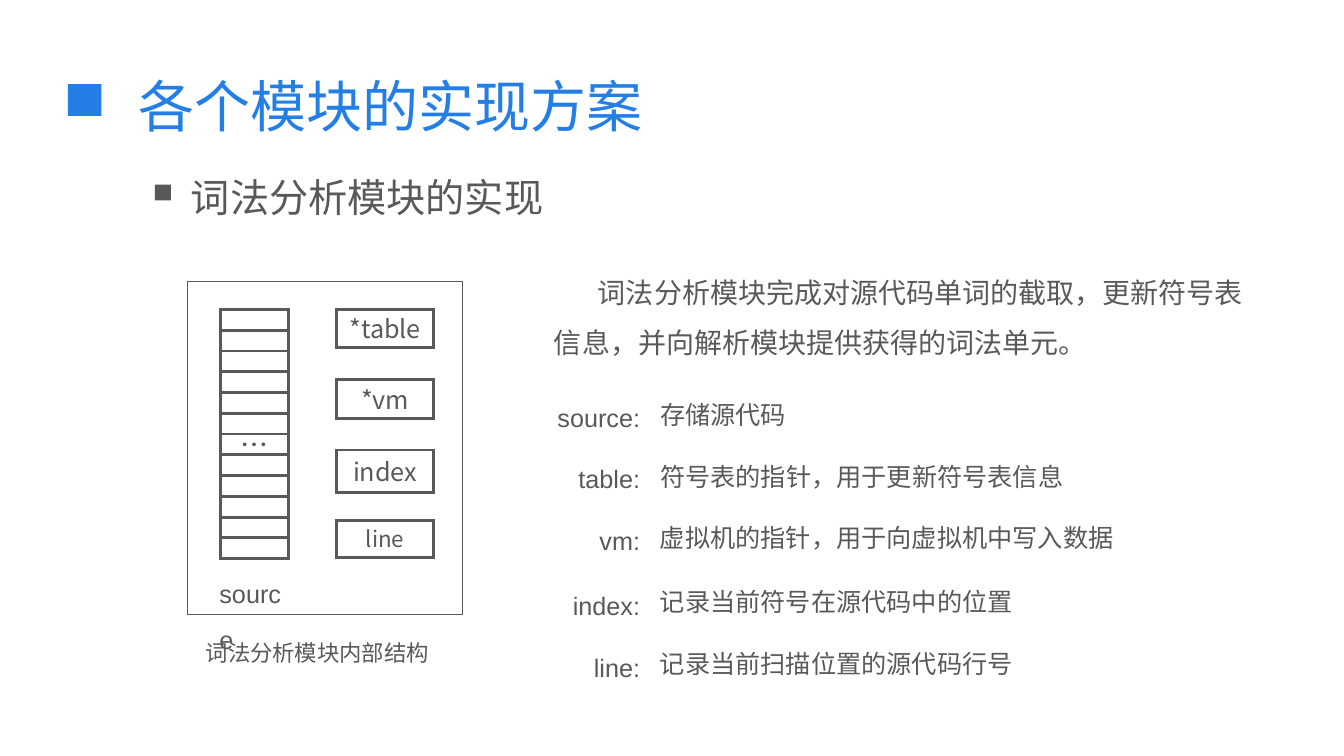
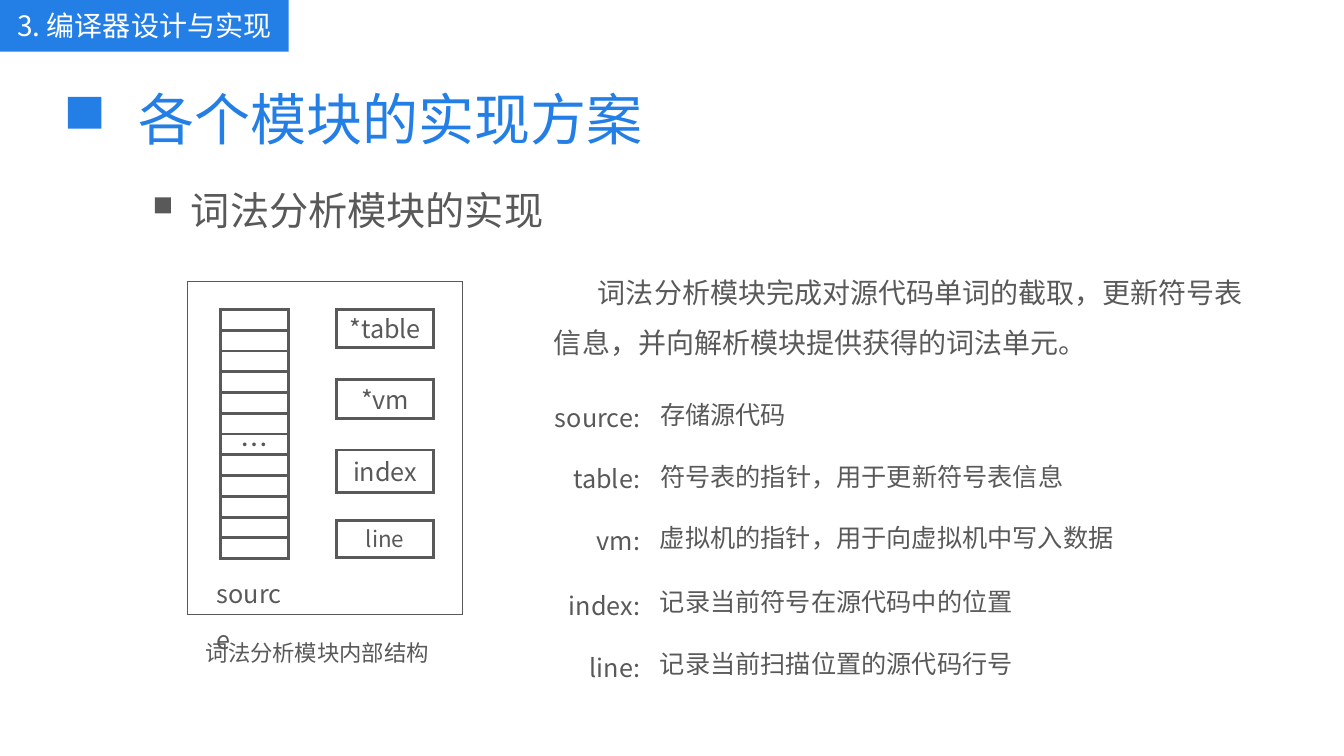
Before and after one commit to kkli28/cc, a slide deck: slide 10 of 论文相关/答辩ppt.pptx. Drawn at 1344x756 pixels with LibreOffice and Linux fonts; fonts in the diff are those of the drawing. Boxes give left, top, right and bottom in pixels: in the first picture for what was removed or moved away, otherwise in the second. Text is boxed around its words. In the diff, an @@ line names an element or a change of style, - is before the commit and + after.

```diff
--- a/论文相关/答辩ppt.pptx
+++ b/论文相关/答辩ppt.pptx
@@ rectangle added at box(0, 0, 288, 51), fill #237FE5, 20 pt, text #FFFFFF @@
+3. 编译器设计与实现
@@ rectangle: place and size @@
-rectangle at box(68, 85, 101, 116)
+rectangle at box(68, 97, 101, 128)
@@ 2 texts, 1 rectangle: place and size @@
-2 texts, 1 rectangle at box(139, 79, 643, 215)
+2 texts, 1 rectangle at box(139, 92, 643, 228)
@@ font Arial to Noto Sans CJK SC in 7 elements at box(206, 639, 429, 663), box(544, 382, 650, 439), box(573, 468, 640, 489), box(597, 536, 640, 550), box(569, 595, 640, 616), box(590, 657, 640, 678), box(555, 413, 640, 428) @@
```
Also in this commit, not shown: 17 other slides changed, 8 slides added, 1 slide removed, 1 other file.
